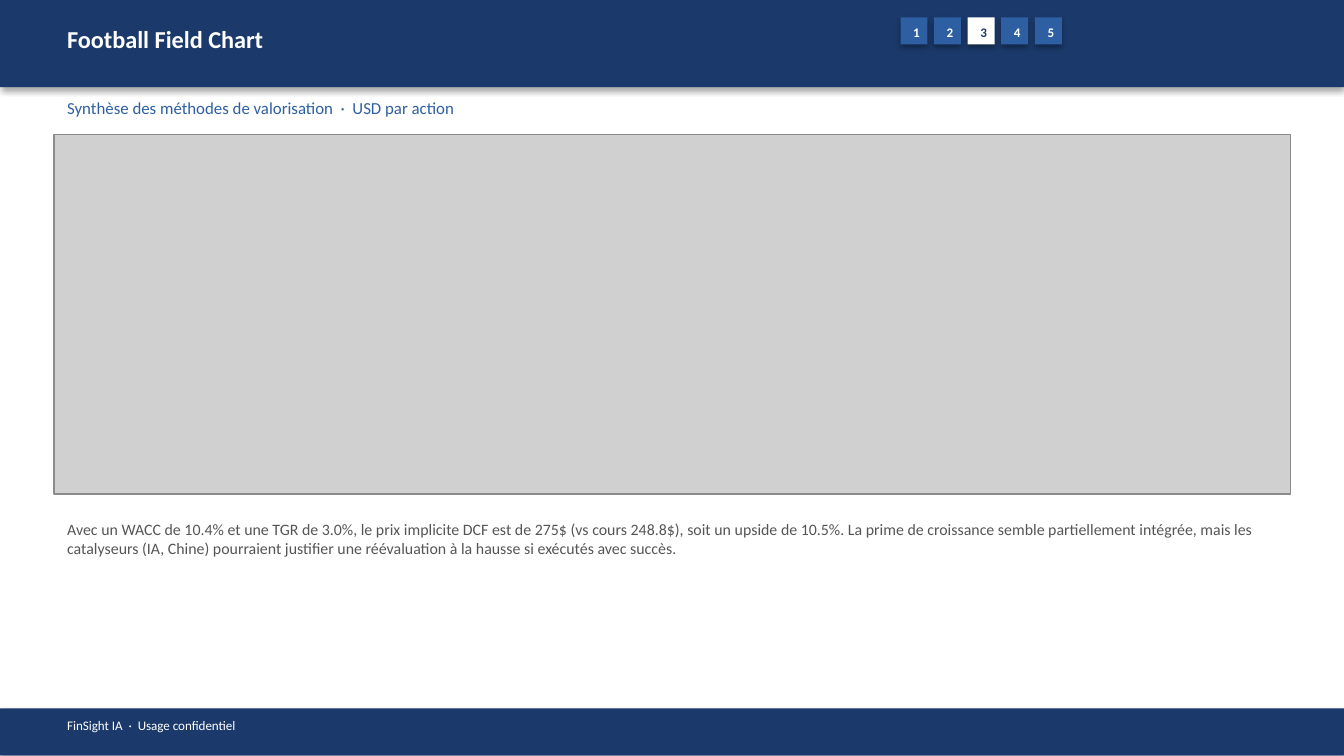
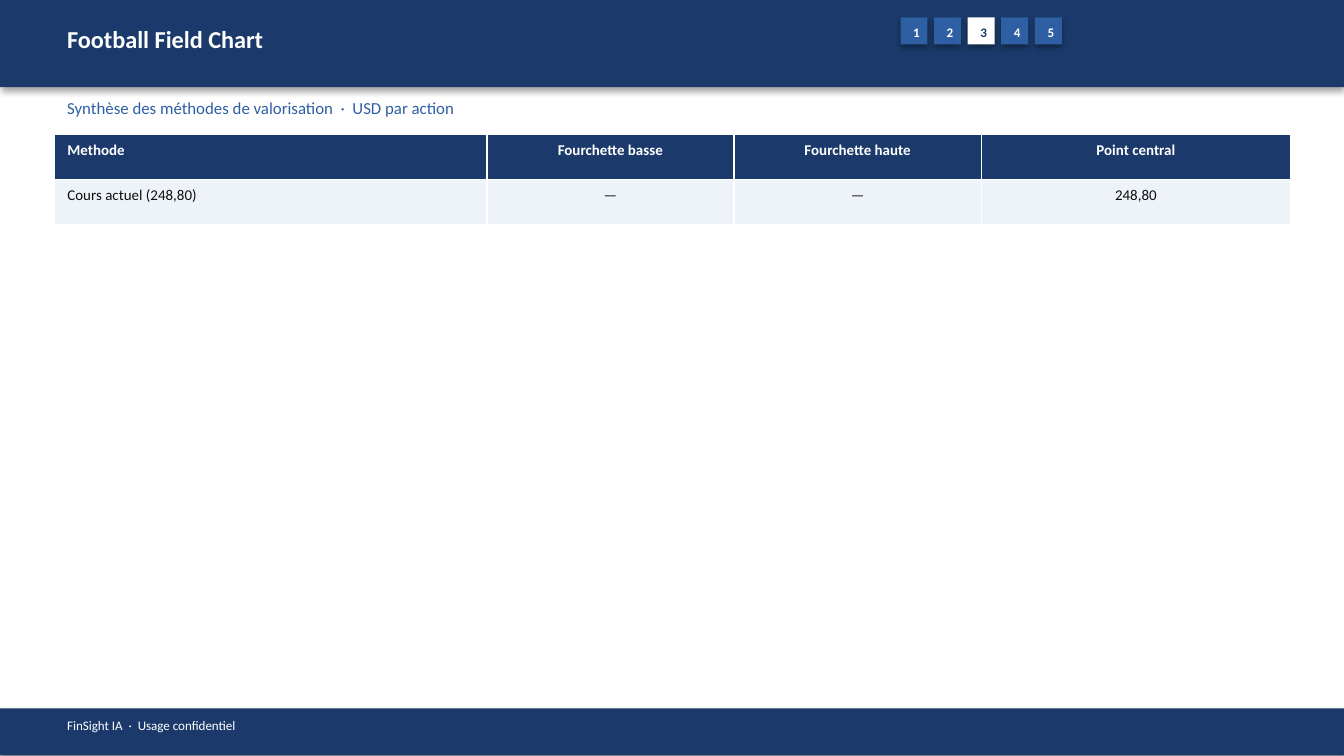
Before and after one commit to baptistejeh07-art/finsight-ia, a slide deck: slide 14 of preview/AAPL/AAPL_pitchbook.pptx. Drawn at 1344x756 pixels with LibreOffice and Linux fonts; fonts in the diff are those of the drawing; grey boxes stand for pictures. Boxes give left, top, right and bottom in pixels: in the first picture for what was removed or moved away, otherwise in the second. Text is boxed around its words. In the diff, an @@ line names an element or a change of style, - is before the commit and + after.

```diff
--- a/preview/AAPL/AAPL_pitchbook.pptx
+++ b/preview/AAPL/AAPL_pitchbook.pptx
@@ picture removed at [54,134,1290,495] @@
@@ table added at [54,134,1290,224], 2 rows, 4 columns @@
+Methode | Fourchette basse | Fourchette haute | Point central
+Cours actuel (248,80) | — | — | 248,80
@@ text removed at [67,523,1252,557] @@
-Avec un WACC de 10.4% et une TGR de 3.0%, le prix implicite DCF est de 275$ (vs cours 248.8$), soit un upside de 10.5%. La prime de croissance semble partiellement intégrée, mais les catalyseurs (IA, Chine) pourraient justifier une réévaluation à la hausse si exécutés avec succès.
```
Also in this commit, not shown: 14 other slides changed, 3 other files.
